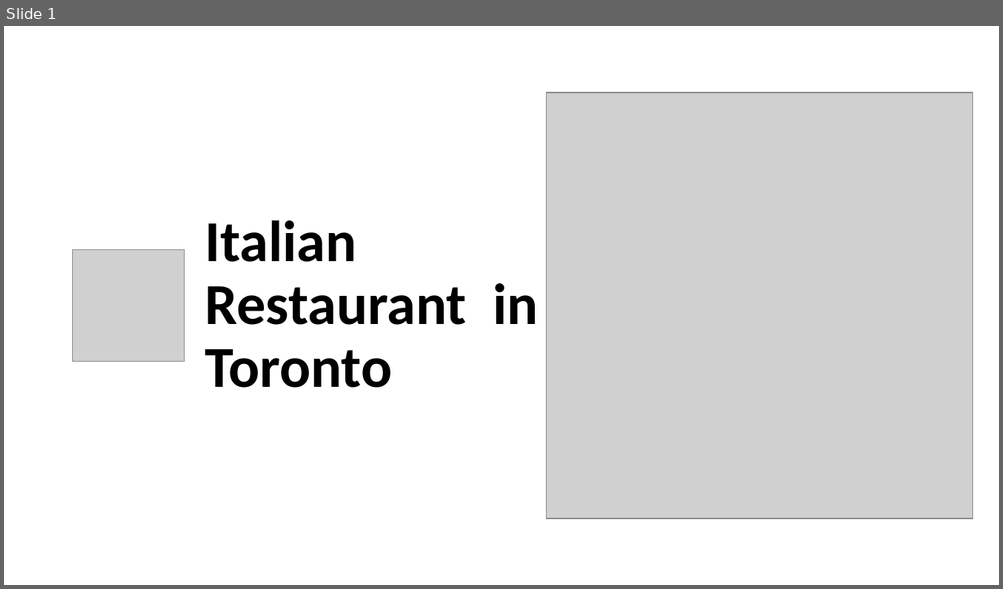
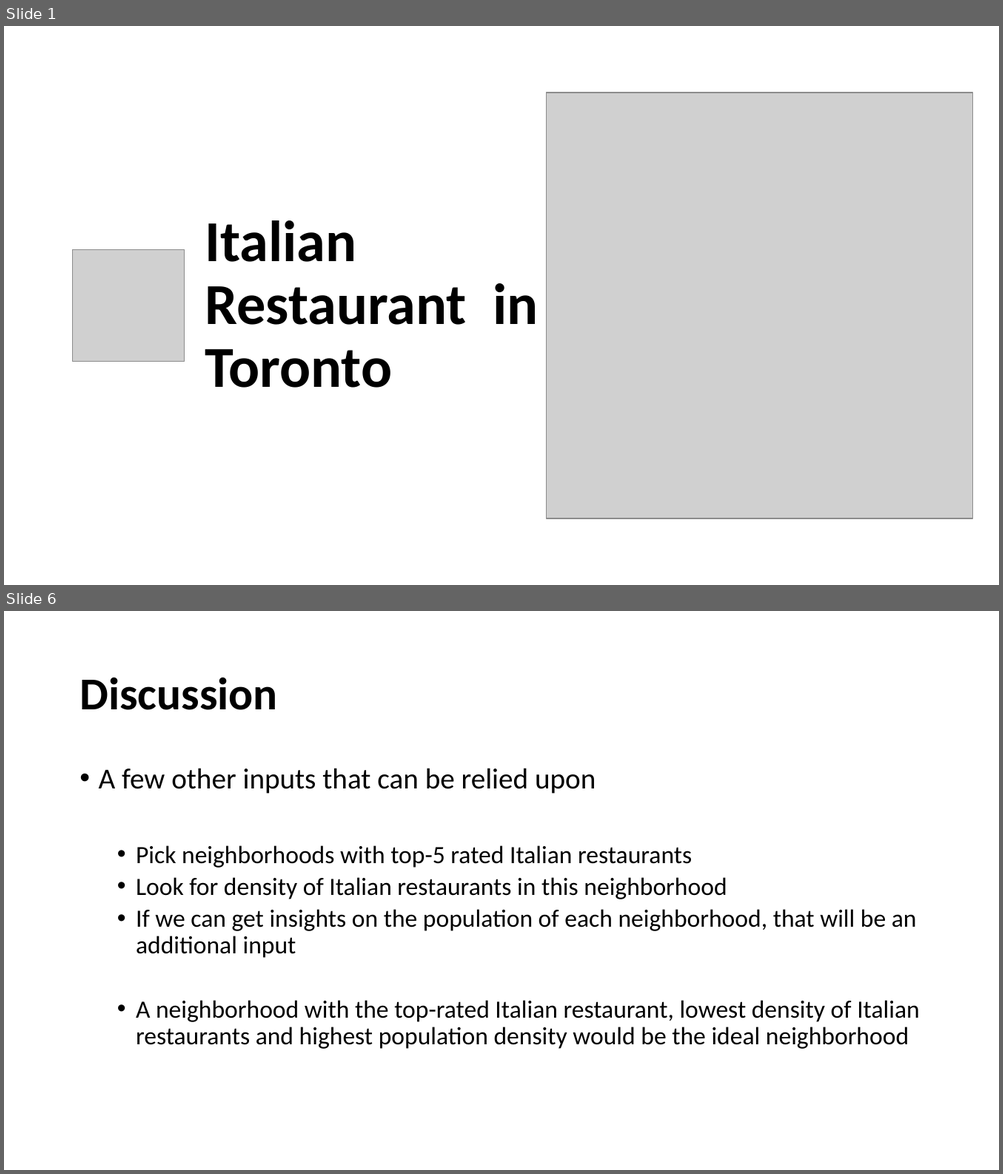
Before and after one commit to sriram-77/Coursera_Capstone, a slide deck: Project - Capstone.pptx. Shown one above the other, each under a label of ours: slide 1 before the commit, slides 1 and 6 after it; the slides between them are not shown. The pictures are 1003x589 and 1003x1174 pixels, drawn with LibreOffice and Linux fonts; fonts in the diff are those of the drawing; grey boxes stand for pictures. Boxes give left, top, right and bottom in pixels: in the first picture for what was removed or moved away, otherwise in the second. Text is boxed around its words. In the diff, an @@ line names an element or a change of style, - is before the commit and + after.

```diff
--- a/Project - Capstone.pptx
+++ b/Project - Capstone.pptx
@@ slide 6 added at [4,611,999,1170], background #FFFFFF @@
@@ title added at [79,677,277,710], 44 pt, text #000000, bold @@
+Discussion
@@ text added at [99,768,919,1049], 24 pt, text #000000 @@
+• A few other inputs that can be relied upon
+  • Pick neighborhoods with top-5 rated Italian restaurants
+  • Look for density of Italian restaurants in this neighborhood
+  • If we can get insights on the population of each neighborhood, that will be an additional input
+  • A neighborhood with the top-rated Italian restaurant, lowest density of Italian restaurants and highest population density would be the ideal neighborhood
```
Also in this commit, not shown: 2 slides changed, 3 other slides added.
